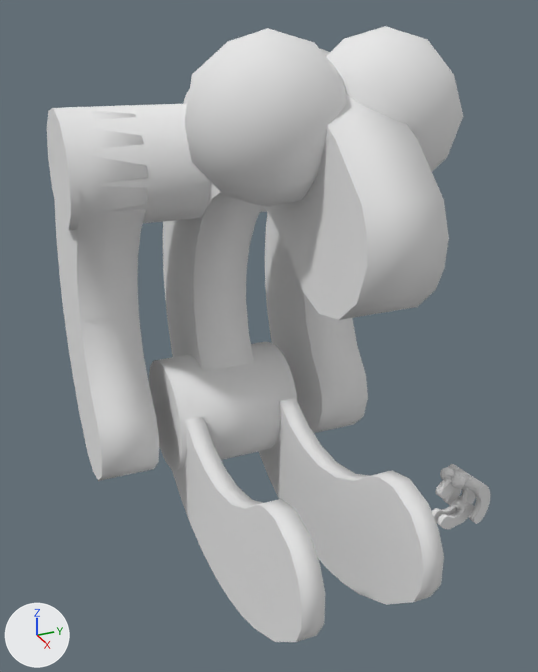
Two versions of the OBJ model samples/java_hello_ar_pirate/app/src/main/assets/conner.obj, one commit apart.
Before and after are seen from a 50 mm camera at (1.613, -1.404, 1.625) aimed at (-0.117, -0.625, 0.76). The lights are fixed; the arrows at lower left show +X, +Y and +Z. Where no turn or scale is listed for an object, it has been applied to the vertices.

In view in the first picture: 'Curve.000_CUpath3373.000', 'Curve.010_CUpath3373.002'.
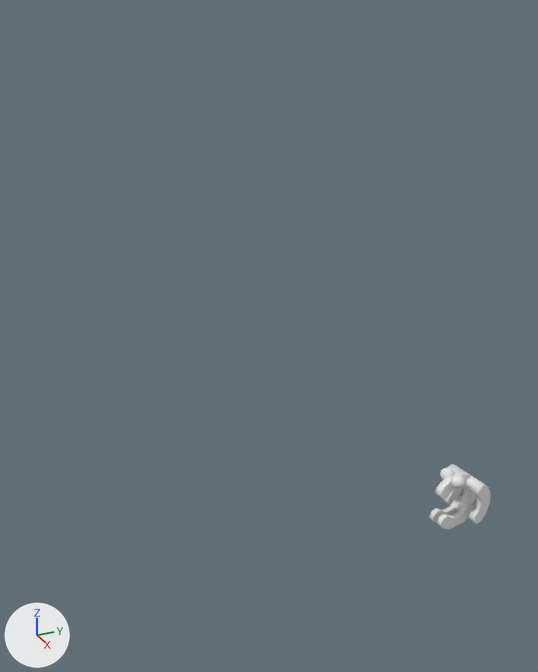
Commit message: remove unneded parts from conner

Where the change shows, as pixel boxes (x1, y1, x2, y2) in the pictures (538 x 672 px):
'Curve.010_CUpath3373.002', deleted: before (47, 26, 463, 642)
    faces in mat_svgmat_001_none (white #e7e7e7): (55, 105, 368, 481)
    faces in mat_svgmat_003_none (white #e7e7e7): (172, 398, 444, 642)
    faces in mat_eyes_none (white #e7e7e7): (185, 26, 463, 206)
    faces in mat_svgmat_002_none (white #e7e7e7): (183, 49, 449, 320)
    faces in mat_svgmat_004_none (white #e7e7e7): (47, 104, 266, 230)

What the commit changed:
Object 'Curve.010_CUpath3373.002' (ob_curve_010_cupath3373_002) is deleted.
